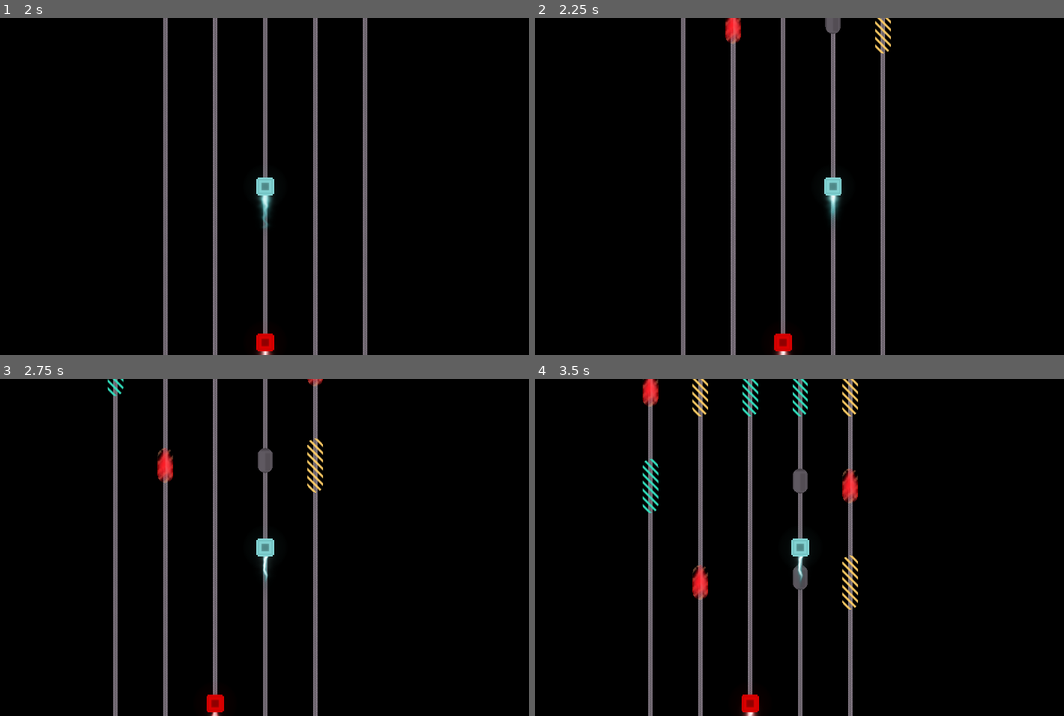
Above: before the commit, frames 1-4 (two rows, left to right).
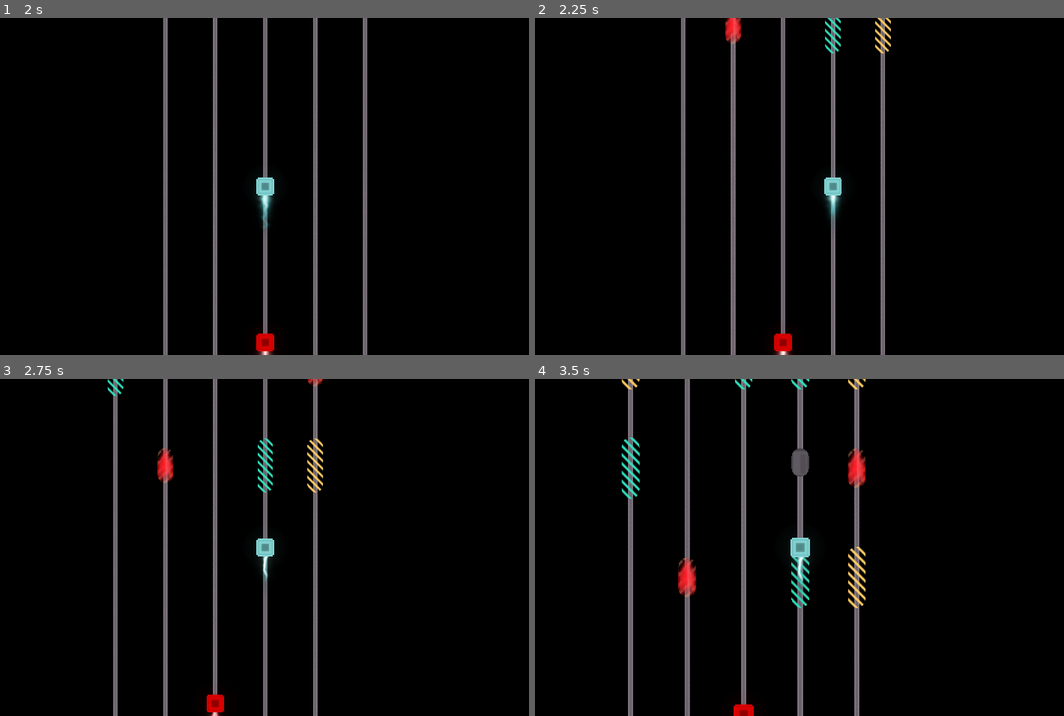
Above: after the commit, the same moments.

Repository: elpozewaunig/LanLinerReconciliation
Game: Godot game, scene res://scenes/main.tscn
Two runs of this game, one before a commit and one after it. Both use one fixed random seed, a clock stepped at 60 frames per second and the inputs below.
Inputs:
- Up to frame 1 (2 s): hold Right (ui_right) 0.53-1.28 s; hold Left (ui_left) from 1.28 s (still down)
- Up to frame 2 (2.25 s): release Left (ui_left) at 2.03 s; hold Right (ui_right) from 2.03 s (still down)
- Up to frame 3 (2.75 s): keep holding Right (ui_right)
- Up to frame 4 (3.5 s): release Right (ui_right) at 2.78 s; hold Up (ui_up) from 2.78 s (still down)

Frame 1 is identical in both runs. In frame 2, 0.2% of the frame differs, in the area x 54-58%, y 0-11%; in frame 3, 0.3%; in frame 4, 10%, in the area x 16-63%, y 0-100%.

Commit message:
a

Diff:
--- a/scripts/Path.gd
+++ b/scripts/Path.gd
@@ -29,15 +29,15 @@
 	if(rec==0):
 		var r =	rng.randi_range(1,3)
 		if (r==1):
-			var r2 = rng.randi_range(1,3)
-			if(r2==3):
+			var r2 = rng.randi_range(1,8)
+			if(r2==1):
 				addtubele(start+l*0.8,end-l*0.8,"extraspeed")
 			else:
 				addtubele(start+l*0.6,end-l*0.6,"speed")
 
 		elif (r==2):
-			var r2 = rng.randi_range(1,3)
-			if(r2==3):
+			var r2 = rng.randi_range(1,8)
+			if(r2==1):
 				addtubele(start+l+0.8,end-l*0.8,"extraslow")
 			else:
 				addtubele(start+l*0.6,end-l*0.6,"slow")
